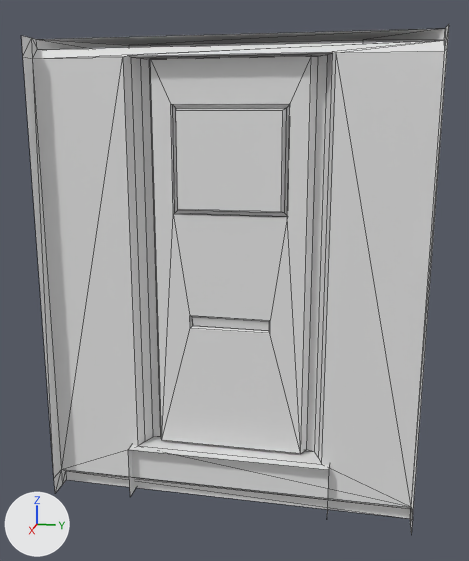
What one commit did to the FBX model Source/Building/EXPORTS/WallDoor.FBX.
Before and after are seen from a 50 mm lens placed at (3.15, -0.32, 2.1), pointed at (-0.35, -1.02, 1.22). The axes (+X, +Y, +Z) are drawn at lower left. The lights are the same throughout. Mesh edges are drawn as thin lines. Where no turn or scale is listed for an object, it has been applied to the vertices.

Names of what the first picture shows: 'DoorFrame', 'DoorWindow', 'InnerDoor', 'MailSlot', 'Stairs', 'Wall', 'WindowFrame'.
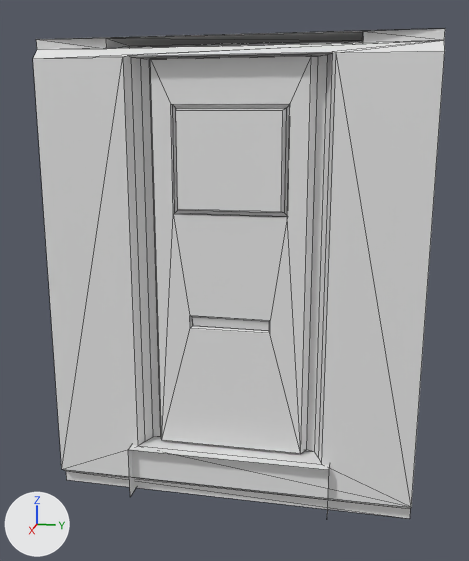
Pixel boxes (x1, y1, x2, y2) of what changed, in the pictures (469 x 561 px; the box of a moved part takes in the faces that stretch with it):
```json
{"object": "Wall", "change": "reshaped", "before": [21, 25, 449, 534], "after": [33, 29, 445, 518]}
{"part": 1, "of": "me_mesh", "change": "moved or reshaped", "before": [21, 25, 449, 534], "after": [36, 29, 445, 50]}
```

Edits to the scene script, one JSON object a line:
```json
{"block": "me_mesh", "where": "# used by ob_wall; location = (0.0, 0.0, 0.0)"}
{"op": "remove", "block": "me_mesh", "code": "me_mesh.from_pydata(...)  # 46 vertices, 52 faces; spans x -0.46..0.05, y -2.0..0.0, z 0.0..2.5"}
{"op": "add", "block": "me_mesh", "code": "me_mesh.from_pydata(...)  # 42 vertices, 48 faces; spans x -0.77..-0.05, y -2.0..0.0, z 0.0..2.5"}
{"block": "me_mesh", "change": "me_mesh part 1"}
{"block": "me_mesh", "change": "16 vertices are removed from x -0.46..0.05, y -2.0..0.0, z 0.0..2.5"}
{"block": "me_mesh", "change": "30 faces are deleted"}
{"block": "me_mesh", "change": "6 vertices are added at (-0.13, -1.63, 2.45), (-0.13, -0.36, 2.45), (-0.47, -0.36, 2.45), (-0.47, -1.63, 2.45), (-0.77, -0.69, 2.45), (-0.77, -1.31, 2.45)"}
{"block": "me_mesh", "change": "6 new vertices lie (0.0, 0.0, 0.05) away from vertices in x -0.77..-0.13, y -1.63..-0.36, z 2.45"}
{"block": "me_mesh", "change": "26 new faces join them"}
```
